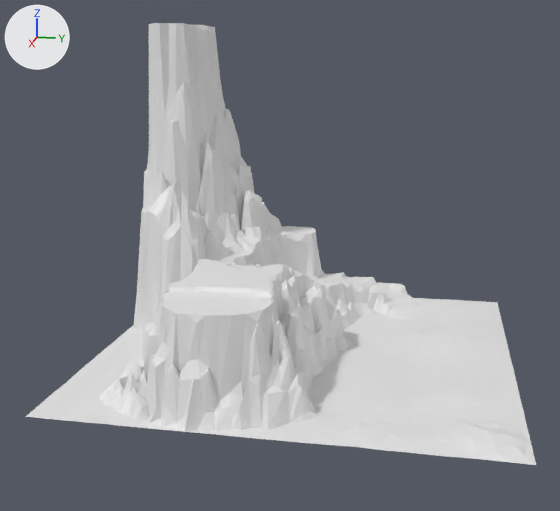
Renders of the FBX model Assets/EtVK/MyAssets/Models/Envoerment/Level 1/Level_1_p1.fbx from each side of a commit.
Before and after are seen from a 50 mm camera at (267.0, -41.0, 139.0) aimed at (-91.0, -112.0, 50.0). The lights are fixed; the arrows at upper left show +X, +Y and +Z. Where no turn or scale is listed for an object, it has been applied to the vertices.

Before the edit, the objects in view are built like this:
```python
me_terrain_level_1_part_1_002 = bpy.data.meshes.new('Terrain_level_1_part_1.002')
me_terrain_level_1_part_1_002.from_pydata(...)  # 2530 vertices, 4938 faces; spans x -200.0..0.0, y -200.0..0.0, z 0.0..160.0
me_terrain_level_1_part_1_002.materials.append(mat_default_obj_002)  # white #e7e7e7
ob_terrain_level_1_part_1_002 = bpy.data.objects.new('Terrain_level_1_part_1.002', me_terrain_level_1_part_1_002)
ob_terrain_level_1_part_1_002.location = (0.0, 0.0, 0.0)
```
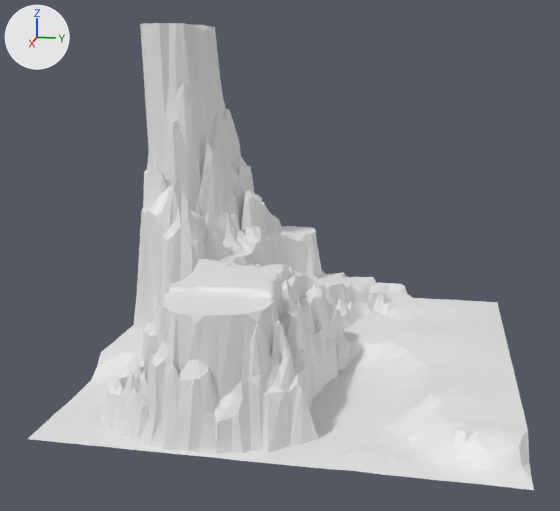
Pixel boxes [x1, y1, x2, y2] of what changed, in the pictures (560 x 511 px; the box of a moved part takes in the faces that stretch with it):
part 1 of me_terrain_level_1_part_1_002, moved or reshaped
    before: [26, 334, 536, 465]
    after: [28, 334, 534, 490]
part 2 of me_terrain_level_1_part_1_002, moved or reshaped
    before: [149, 23, 155, 165]
    after: [140, 23, 155, 165]

The change in detail:
me_terrain_level_1_part_1_002 is used by ob_terrain_level_1_part_1_002; location (0.0, 0.0, 0.0).
me_terrain_level_1_part_1_002 had 2530 vertices, 4938 faces and spanned x -200.0..0.0, y -200.0..0.0, z 0.0..160.0.
me_terrain_level_1_part_1_002 now has 2530 vertices, 4938 faces and spans x -200.0..0.0, y -200.0..0.0, z -10.0..160.0.
me_terrain_level_1_part_1_002 part 1: 344 vertices moved from x -114.0..0.0, y -200.0..0.0, z 0.0..3.0 to x -114.0..0.0, y -200.0..0.0, z -10.0..1.0.
me_terrain_level_1_part_1_002 part 2: 16 vertices moved from x -174.0..-127.0, y -192.0..-180.0, z 133.0..160.0 to x -174.0..-127.0, y -197.0..-185.0, z 133.0..160.0.
